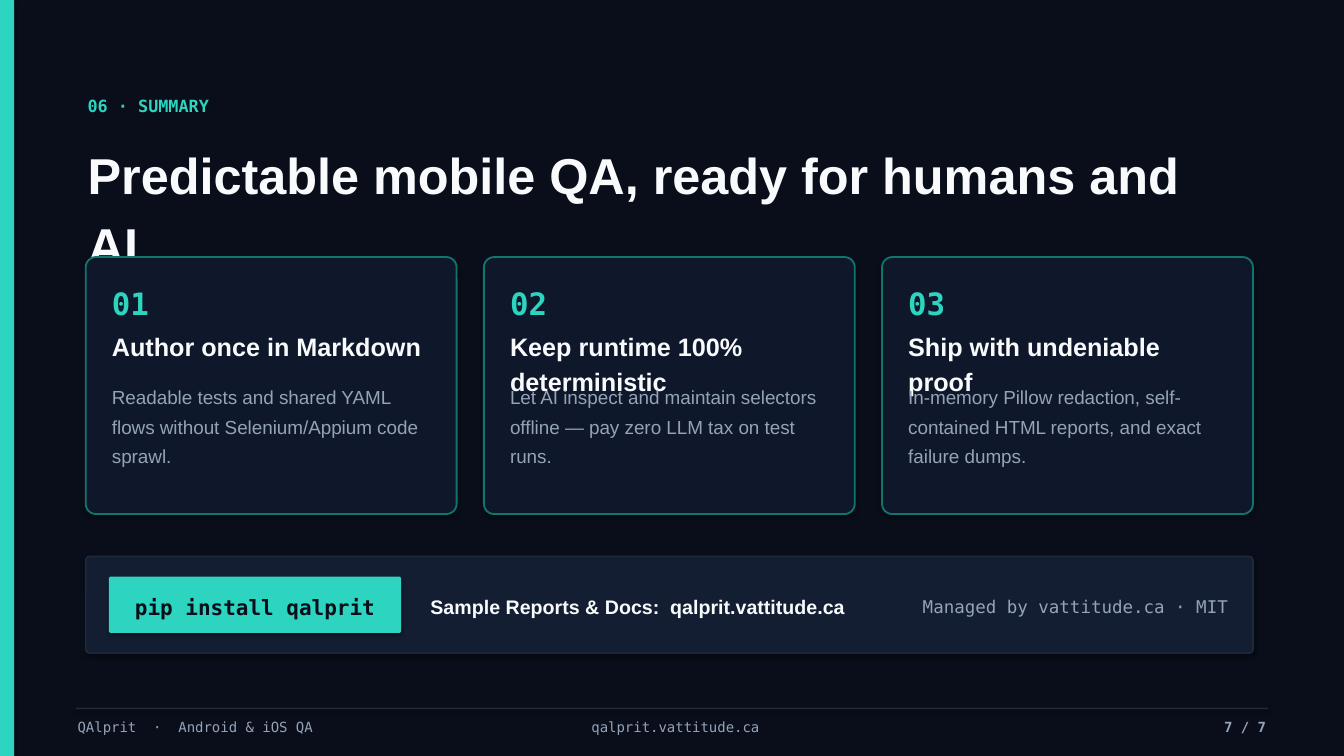
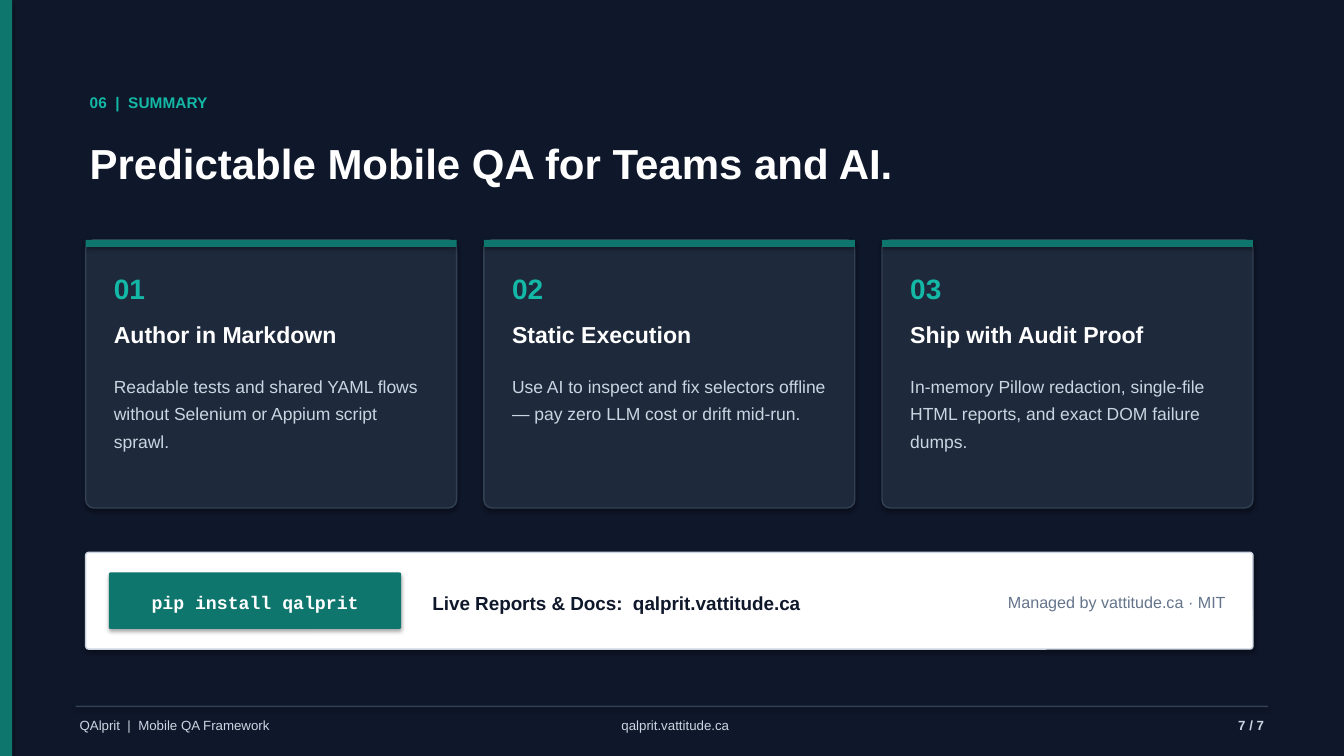
Before and after one commit to vattitude-me/QAlprit, a slide deck: slide 7 of docs/QAlprit-Overview.pptx. Drawn at 1344x756 pixels with LibreOffice and Linux fonts; fonts in the diff are those of the drawing. Boxes give left, top, right and bottom in pixels: in the first picture for what was removed or moved away, otherwise in the second. Text is boxed around its words. In the diff, an @@ line names an element or a change of style, - is before the commit and + after.

```diff
--- a/docs/QAlprit-Overview.pptx
+++ b/docs/QAlprit-Overview.pptx
@@ background #090E1A to #0F172A @@
@@ rectangle at (x1=0, y1=0, x2=12, y2=756): fill #2DD4BF to #0F766E @@
@@ text at (x1=90, y1=97, x2=207, y2=108): text changed; size 12 to 11 pt; font DejaVu Sans Mono to Arial; text colour #2DD4BF to #14B8A6 @@
-06 · SUMMARY
+06 | SUMMARY
@@ text at (x1=90, y1=148, x2=893, y2=187): text changed; size 36 to 30 pt; text colour #F8FAFC to #FFFFFF @@
-Predictable mobile QA, ready for humans and AI.
+Predictable Mobile QA for Teams and AI.
@@ rounded rectangle resized from (x1=86, y1=257, x2=457, y2=514) to (x1=86, y1=240, x2=457, y2=508) @@
@@ rectangle added at (x1=86, y1=240, x2=457, y2=247), fill #0F766E @@
@@ rounded rectangle resized from (x1=484, y1=257, x2=855, y2=514) to (x1=484, y1=240, x2=855, y2=508) @@
@@ rectangle added at (x1=484, y1=240, x2=855, y2=247), fill #0F766E @@
@@ fill #0F172A to #1E293B; outline #0F766E 1.3 pt to #334155 1 pt; proportions changed in 3 elements at (x1=86, y1=240, x2=457, y2=508), (x1=484, y1=240, x2=855, y2=508), (x1=882, y1=240, x2=1253, y2=508) @@
@@ rounded rectangle resized from (x1=882, y1=257, x2=1253, y2=514) to (x1=882, y1=240, x2=1253, y2=508) @@
@@ rectangle added at (x1=882, y1=240, x2=1253, y2=247), fill #0F766E @@
@@ 3 texts moved together from (x1=112, y1=292, x2=945, y2=316) to (x1=114, y1=279, x2=941, y2=300) @@
@@ size 22 to 20 pt, font DejaVu Sans Mono to Arial, text colour #2DD4BF to #14B8A6; line spacing 1.15 to 1.18 in 3 elements at (x1=114, y1=279, x2=145, y2=299), (x1=512, y1=279, x2=543, y2=299), (x1=910, y1=279, x2=941, y2=300) @@
@@ text at (x1=114, y1=326, x2=337, y2=344): text changed; size 18 to 16.5 pt; text colour #F8FAFC to #FFFFFF @@
-Author once in Markdown
+Author in Markdown
@@ text added at (x1=512, y1=326, x2=691, y2=344), 16.5 pt, text #FFFFFF, bold @@
+Static Execution
@@ text at (x1=910, y1=326, x2=1143, y2=348): text changed; size 18 to 16.5 pt; text colour #F8FAFC to #FFFFFF @@
-Ship with undeniable proof
+Ship with Audit Proof
@@ text removed at (x1=510, y1=337, x2=742, y2=396) @@
-Keep runtime 100% deterministic
@@ text at (x1=114, y1=380, x2=418, y2=452): text changed; size 13.5 to 12.5 pt; text colour #94A3B8 to #CBD5E1 @@
-Readable tests and shared YAML flows without Selenium/Appium code sprawl.
+Readable tests and shared YAML flows without Selenium or Appium script sprawl.
@@ text at (x1=512, y1=380, x2=825, y2=424): text changed; size 13.5 to 12.5 pt; text colour #94A3B8 to #CBD5E1 @@
-Let AI inspect and maintain selectors offline — pay zero LLM tax on test runs.
+Use AI to inspect and fix selectors offline — pay zero LLM cost or drift mid-run.
@@ text at (x1=910, y1=380, x2=1205, y2=452): text changed; size 13.5 to 12.5 pt; text colour #94A3B8 to #CBD5E1 @@
-In-memory Pillow redaction, self-contained HTML reports, and exact failure dumps.
+In-memory Pillow redaction, single-file HTML reports, and exact DOM failure dumps.
@@ rounded rectangle moved from (x1=86, y1=557, x2=1253, y2=653) to (x1=86, y1=553, x2=1253, y2=649) @@
@@ rounded rectangle at (x1=86, y1=553, x2=1253, y2=649): fill #141E33 to #FFFFFF; outline #1E293B 1.2 pt to #CBD5E1 1 pt; proportions changed @@
@@ text "pip install qalprit" at (x1=152, y1=597, x2=358, y2=613): size 15 to 13 pt, font DejaVu Sans Mono to Courier New, text colour #090E1A to #FFFFFF; line spacing 1.15 to 1.18 @@
@@ rounded rectangle moved from (x1=109, y1=577, x2=401, y2=633) to (x1=109, y1=573, x2=401, y2=629) @@
@@ rounded rectangle at (x1=109, y1=573, x2=401, y2=629): fill #2DD4BF to #0F766E; proportions changed @@
@@ text at (x1=432, y1=596, x2=800, y2=614): text changed; size 14 to 13.5 pt; text colour #F8FAFC to #0F172A @@
-Sample Reports & Docs: qalprit.vattitude.ca
+Live Reports & Docs: qalprit.vattitude.ca
@@ text "Managed by vattitude.ca · MIT" moved from (x1=923, y1=600, x2=1228, y2=617) to (x1=1008, y1=596, x2=1226, y2=612) @@
@@ text "Managed by vattitude.ca · MIT" at (x1=1008, y1=596, x2=1226, y2=612): size 12.5 to 11.5 pt, font DejaVu Sans Mono to Arial, text colour #94A3B8 to #64748B; line spacing 1.15 to 1.18 @@
@@ rectangle at (x1=76, y1=706, x2=1268, y2=707): fill #1E293B to #334155 @@
@@ text "qalprit.vattitude.ca" at (x1=621, y1=720, x2=729, y2=733): size 10 to 9.5 pt, font DejaVu Sans Mono to Arial, text colour #94A3B8 to #CBD5E1; line spacing 1.15 to 1.18 @@
@@ text "7 / 7" at (x1=1238, y1=721, x2=1264, y2=730): size 10 to 9.5 pt, font DejaVu Sans Mono to Arial, text colour #94A3B8 to #CBD5E1; line spacing 1.15 to 1.18 @@
@@ text "7 / 7" moved from (x1=1224, y1=722, x2=1266, y2=732) to (x1=1238, y1=721, x2=1264, y2=730) @@
@@ text at (x1=80, y1=720, x2=269, y2=733): text changed; size 10 to 9.5 pt; font DejaVu Sans Mono to Arial; text colour #94A3B8 to #CBD5E1 @@
-QAlprit · Android & iOS QA
+QAlprit | Mobile QA Framework
```
Also in this commit, not shown: 5 other slides changed, 1 slide added, 1 slide removed.
